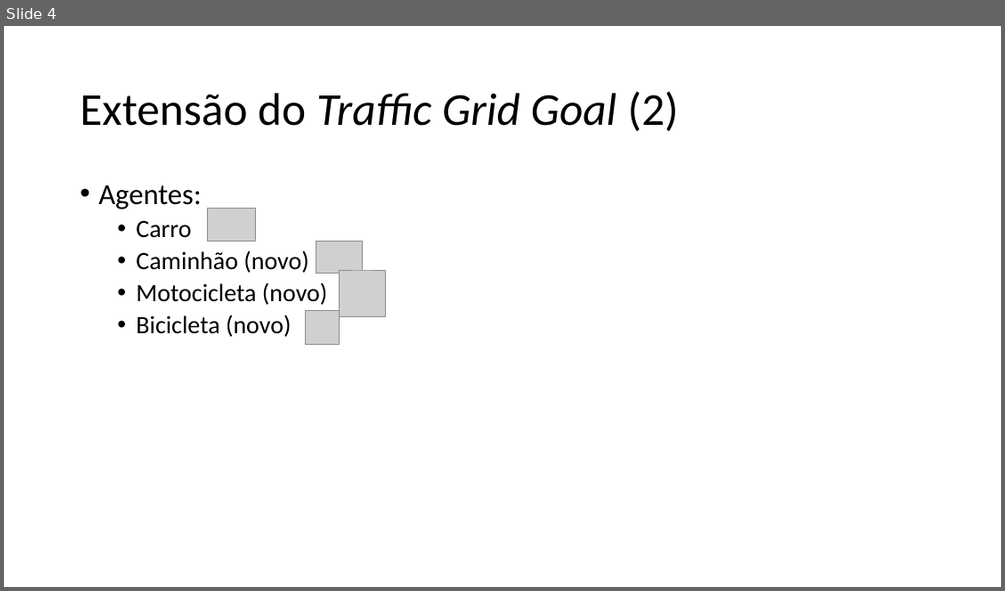
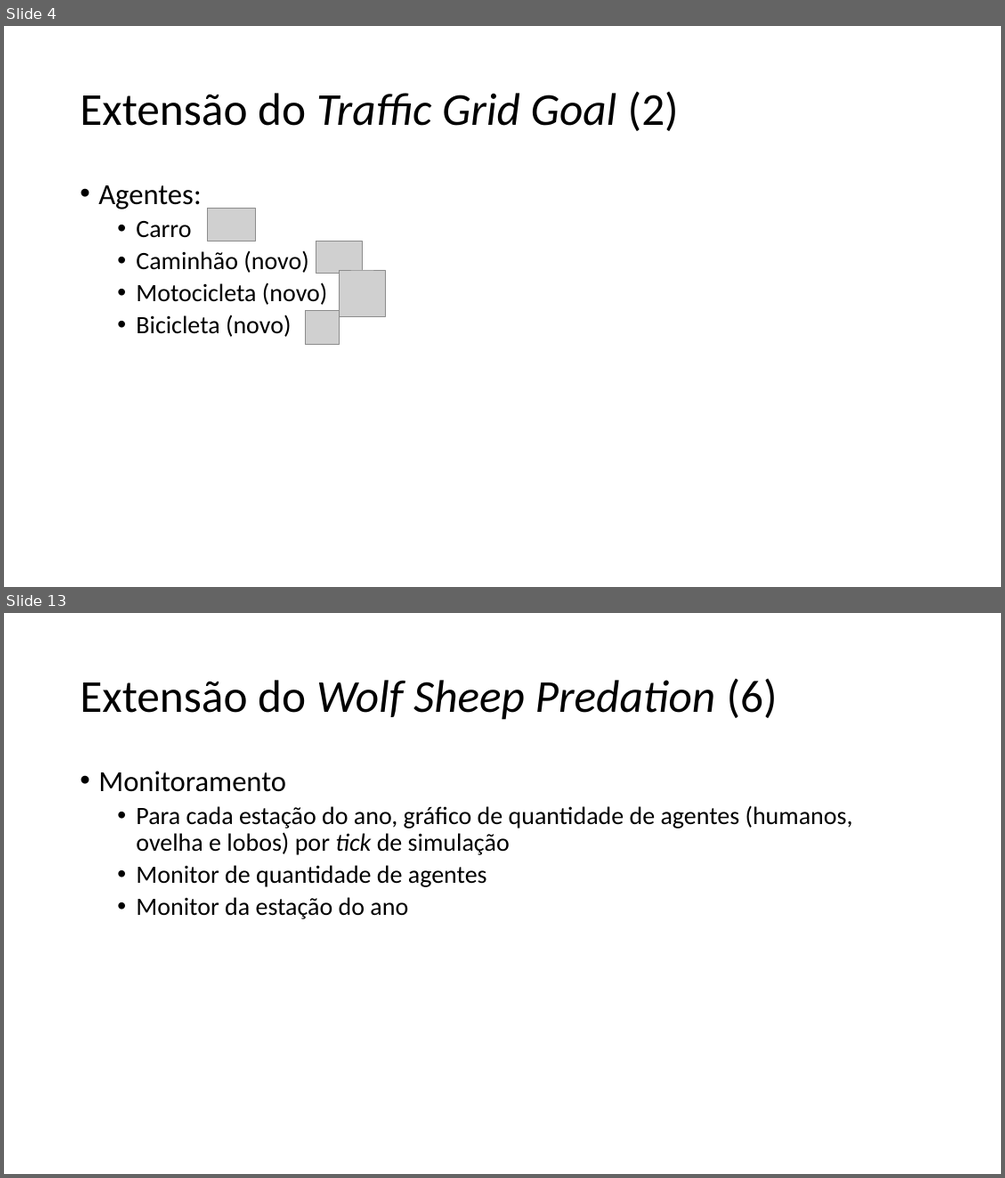
Before and after one commit to rejunges/SimulacaoSocial, a slide deck: Trabalho Netlogo.pptx. Shown one above the other, each under a label of ours: slide 4 before the commit, slides 4 and 13 after it; the slides between them are not shown. The pictures are 1005x591 and 1005x1178 pixels, drawn with LibreOffice and Linux fonts; fonts in the diff are those of the drawing; grey boxes stand for pictures. Boxes give left, top, right and bottom in pixels: in the first picture for what was removed or moved away, otherwise in the second. Text is boxed around its words. In the diff, an @@ line names an element or a change of style, - is before the commit and + after.

```diff
--- a/Trabalho Netlogo.pptx
+++ b/Trabalho Netlogo.pptx
@@ slide 13 added at <box>4,613,1001,1174</box>, background #FFFFFF @@
@@ title added at <box>80,678,777,720</box>, 44 pt, text #000000, italic @@
+Extensão do Wolf Sheep Predation (6)
@@ text added at <box>98,771,853,919</box>, 24 pt, text #000000 @@
+• Monitoramento
+  • Para cada estação do ano, gráfico de quantidade de agentes (humanos, ovelha e lobos) por tick de simulação
+  • Monitor de quantidade de agentes
+  • Monitor da estação do ano
```
Also in this commit, not shown: 4 slides changed, 7 other slides added, 1 other file.
